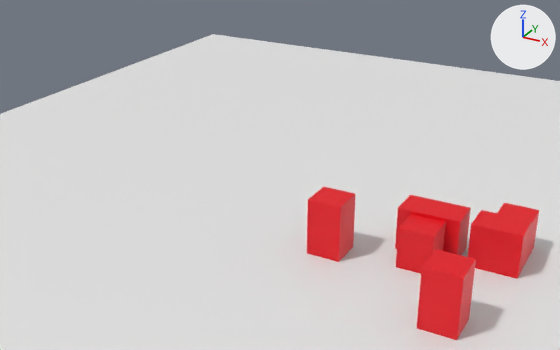
Renders of the glTF model assets/testcity.gltf from each side of a commit.
Rendered twice from a camera (50 mm lens) standing at (57.0, -184.0, 110.0) and looking at (-73.0, 53.0, -9.0). The axes (+X, +Y, +Z) are drawn at upper right. The lights are the same throughout. Where no turn or scale is listed for an object, it has been applied to the vertices. Vertices at the same position are counted once.
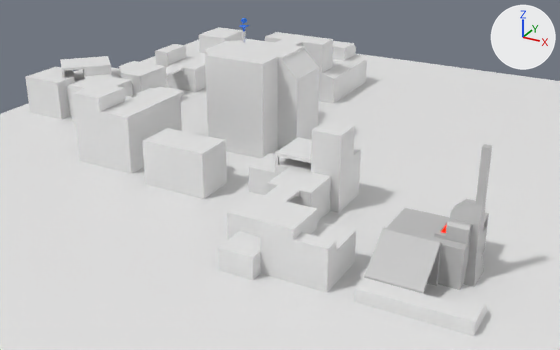
Where the newer file only moved an object's origin or applied its transform, the numbers keep the older frame.

The change, as a list of edits to the scene's bpy script:
```text
Add mat_water:
    mat_water = principled_material('Water')
    mat_water.base_color = (0.0246, 0.185, 0.8)  # blue #2b77e7
    mat_water.emission_color = (0.0, 0.00356, 0.0117)  # black #000c1c
    mat_water.emission_strength = 1.0
Add mat_lava:
    mat_lava = principled_material('Lava')
    mat_lava.base_color = (1.0, 0.00734, 0.0)  # red #ff1500
    mat_lava.metallic = 0.306
    mat_lava.roughness = 0.844
    mat_lava.emission_color = (1.0, 0.0228, 0.0)  # red #ff2a00
    mat_lava.emission_strength = 1.089
Add mat_wall:
    mat_wall = principled_material('Wall')
    mat_wall.base_color = (0.517, 0.517, 0.517)  # grey #bebebe
Change me_cube_001:
    used by ob_cube_001; location = (0.0, 10.0, 0.0)
    remove me_cube_001.from_pydata(...)  # 8 vertices, 12 faces; spans x -9.0..9.0, y -5.0..5.0, z 0.0..13.0
    remove me_cube_001.materials.append(mat_test)  # red #e70016
    add me_cube_001.from_pydata(...)  # 8 vertices, 12 faces; spans x 6.0..11.0, y -13.2..-6.8, z 12.0..12.5
    me_cube_001 part 1: the whole mesh is rebuilt
    add me_cube_001.materials.append(mat_lava)  # red #ff1500
Change me_cube_002:
    used by ob_cube_002; location = (21.0, 10.0, 0.0); scale = (9.0, 5.0, 1.0)
    remove me_cube_002.from_pydata(...)  # 8 vertices, 12 faces; spans x -1.0..0.56, y -1.0..1.0, z 0.0..13.0
    remove me_cube_002.materials.append(mat_test)  # red #e70016
    add me_cube_002.from_pydata(...)  # 564 vertices, 1051 faces; spans x -162.0..51.0, y -15.0..172.0, z -1.0..37.47
    me_cube_002 part 2: 8 vertices removed from x -1.0..0.56, y -1.0..1.0, z 0.0..13.0; 564 vertices added at x -162.0..51.0, y -15.0..172.0, z -1.0..37.47
Change me_cube_004:
    used by ob_cube_004; location = (-25.0, -5.0, 0.0); scale = (5.0, 5.0, 1.0)
    remove me_cube_004.from_pydata(...)  # 8 vertices, 12 faces; spans x -1.0..1.0, y -1.0..1.0, z 0.0..17.0
    remove me_cube_004.materials.append(mat_test)  # red #e70016
    add me_cube_004.from_pydata(...)  # 32 vertices, 56 faces; spans x -75.5..-72.3, y 88.8..92.0, z 37.5..42.8
    me_cube_004 part 3: 32 vertices added at x -75.5..-72.3, y 88.8..92.0, z 37.5..42.8
    me_cube_004 part 4: 8 vertices removed from x -1.0..1.0, y -1.0..1.0, z 0.0..17.0
    add me_cube_004.materials.append(mat_water)  # blue #2b77e7
Add me_cube_032:
    me_cube_032.from_pydata(...)  # 165 vertices, 308 faces; spans x -8.0..17.0, y -20.5..16.0, z 0.0..38.0
    me_cube_032.materials.append(mat_wall)  # grey #bebebe
Remove ob_cube:
    ob_cube = bpy.data.objects.new('Cube', me_cube)
    ob_cube.location = (0.0, 0.0, 0.0)
Change ob_cube_002:
    ob_cube_002.scale: (9.0, 5.0, 1.0) -> (1.0, 1.0, 1.0)
    ob_cube_002.location: (21.0, 10.0, 0.0) -> (-28.0, -15.0, 1.0)
Remove ob_cube_003:
    ob_cube_003 = bpy.data.objects.new('Cube.003', me_cube_003)
    ob_cube_003.location = (21.0, 20.0, 0.0)
Change ob_cube_004:
    ob_cube_004.scale: (5.0, 5.0, 1.0) -> (1.0, 1.0, 1.0)
    ob_cube_004.location: (-25.0, -5.0, 0.0) -> (-28.0, -15.0, 1.0)
Remove ob_cube_005:
    ob_cube_005 = bpy.data.objects.new('Cube.005', me_cube_005)
    ob_cube_005.location = (15.0, -25.0, 0.0)
Add ob_cube_018:
    ob_cube_018 = bpy.data.objects.new('Cube.018', me_cube_032)
    ob_cube_018.location = (0.0, 0.0, 0.0)
```

Changed parts and their boxes [x1, y1, x2, y2] in the pictures (560 x 350 px):
'Cube.002', reshaped, moved, rescaled (612% wider, 343% taller): before [468, 210, 532, 279]; after [25, 27, 487, 336]
'Cube.018', added: after [364, 144, 492, 294]
'Cube.005', deleted (red): before [417, 249, 476, 340]
'Cube.004', reshaped, moved, rescaled (76% narrower, 82% shorter): before [307, 187, 355, 262]; after [239, 18, 250, 31]
'Cube.001', reshaped: before [395, 195, 471, 255]; after [441, 225, 447, 233]
'Cube', deleted (red): before [396, 214, 446, 274]
'Cube.003', deleted (red): before [498, 203, 539, 262]
part 3 of me_cube_004, added: after [239, 18, 250, 31]
part 4 of me_cube_004, deleted (red): before [307, 187, 355, 262]
